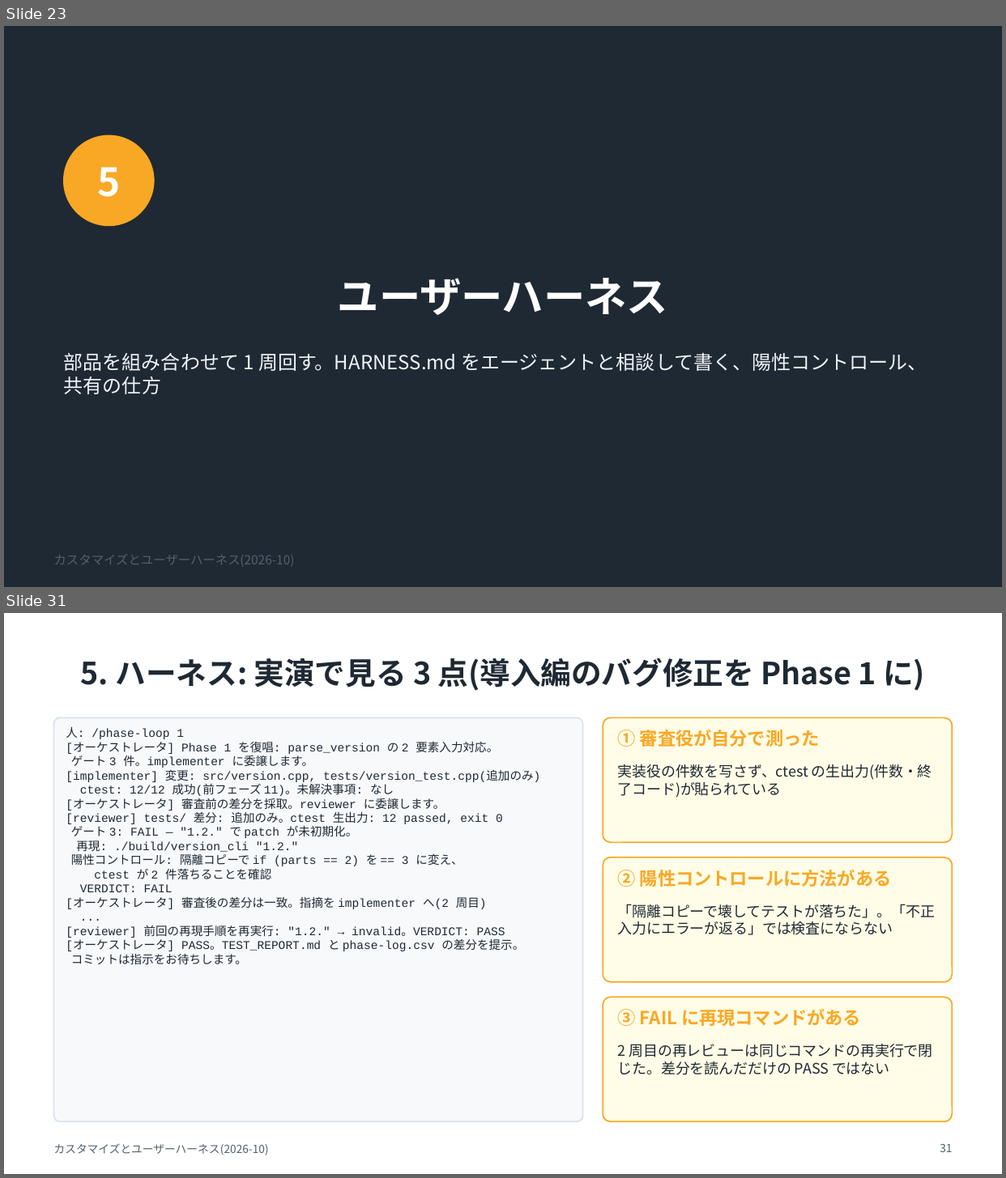
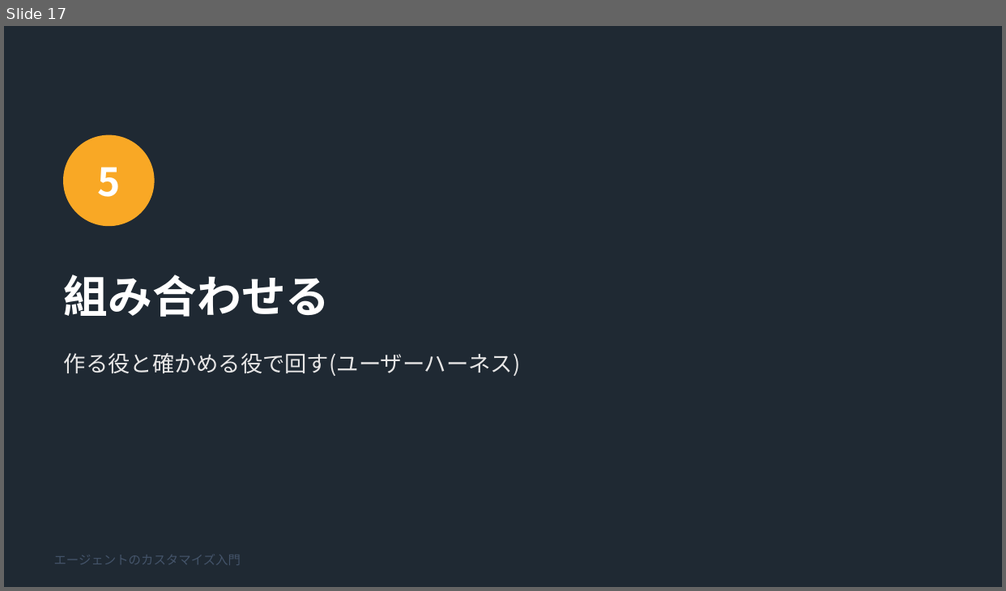
Before and after one commit to noxitro/agent-toolkit, a slide deck: docs/copilot-harness/customize/slides/customize-guide.pptx. Shown one above the other, each under a label of ours: slides 23 and 31 before the commit, slide 17 after it; the slides between them are not shown. The pictures are 1006x1178 and 1006x591 pixels, drawn with LibreOffice and Linux fonts; fonts in the diff are those of the drawing. Boxes give left, top, right and bottom in pixels: in the first picture for what was removed or moved away, otherwise in the second. Text is boxed around its words. In the diff, an @@ line names an element or a change of style, - is before the commit and + after.

```diff
--- a/docs/copilot-harness/customize/slides/customize-guide.pptx
+++ b/docs/copilot-harness/customize/slides/customize-guide.pptx
@@ slide 31 removed at (4,613,1002,1174), background #FFFFFF @@
@@ title removed at (81,658,925,691) @@
-5. ハーネス: 実演で見る 3 点(導入編のバグ修正を Phase 1 に)
@@ rounded rectangle removed at (54,717,583,1122) @@
@@ text removed at (66,727,540,965) @@
-人: /phase-loop 1
-[オーケストレータ] Phase 1 を復唱: parse_version の 2 要素入力対応。
-ゲート 3 件。implementer に委譲します。
-[implementer] 変更: src/version.cpp, tests/version_test.cpp(追加のみ)
-ctest: 12/12 成功(前フェーズ 11)。未解決事項: なし
-[オーケストレータ] 審査前の差分を採取。reviewer に委譲します。
-[reviewer] tests/ 差分: 追加のみ。ctest 生出力: 12 passed, exit 0
-ゲート 3: FAIL — "1.2." で patch が未初期化。
-再現: ./build/version_cli "1.2."
-陽性コントロール: 隔離コピーで if (parts == 2) を == 3 に変え、
-ctest が 2 件落ちることを確認
-VERDICT: FAIL
-[オーケストレータ] 審査後の差分は一致。指摘を implementer へ(2 周目)
-...
-[reviewer] 前回の再現手順を再実行: "1.2." → invalid。VERDICT: PASS
-[オーケストレータ] PASS。TEST_REPORT.md と phase-log.csv の差分を提示。
-コミットは指示をお待ちします。
@@ rounded rectangle removed at (603,717,952,842) @@
@@ text removed at (618,730,820,747) @@
-① 審査役が自分で測った
@@ text removed at (618,764,932,798) @@
-実装役の件数を写さず、ctest の生出力(件数・終了コード)が貼られている
@@ rounded rectangle removed at (603,858,952,982) @@
@@ text removed at (618,870,892,887) @@
-② 陽性コントロールに方法がある
@@ text removed at (618,904,935,935) @@
-「隔離コピーで壊してテストが落ちた」。「不正入力にエラーが返る」では検査にならない
@@ rounded rectangle removed at (603,997,952,1122) @@
@@ text removed at (618,1009,861,1026) @@
-③ FAIL に再現コマンドがある
@@ text removed at (618,1044,933,1076) @@
-2 周目の再レビューは同じコマンドの再実行で閉じた。差分を読んだだけの PASS ではない
@@ text removed at (54,1144,269,1156) @@
-カスタマイズとユーザーハーネス(2026-10)
@@ page number removed at (940,1144,952,1152) @@
-31
@@ what was slide 23 is now slide 17 @@
@@ slide 17 changed as well @@
@@ title at (64,275,330,317): text changed; size 30 to 32 pt @@
-ユーザーハーネス
+組み合わせる
@@ text at (64,353,521,376): text changed; size 14 to 16 pt; text colour #F0F4F8 to #E7E6E6 @@
-部品を組み合わせて 1 周回す。HARNESS.md をエージェントと相談して書く、陽性コントロール、共有の仕方
+作る役と確かめる役で回す(ユーザーハーネス)
@@ text at (54,555,241,565): text changed; text colour #52606D to #44546A @@
-カスタマイズとユーザーハーネス(2026-10)
+エージェントのカスタマイズ入門
```
Also in this commit, not shown: 4 other slides changed, 16 slides added, 30 other slides removed, 5 other files.
